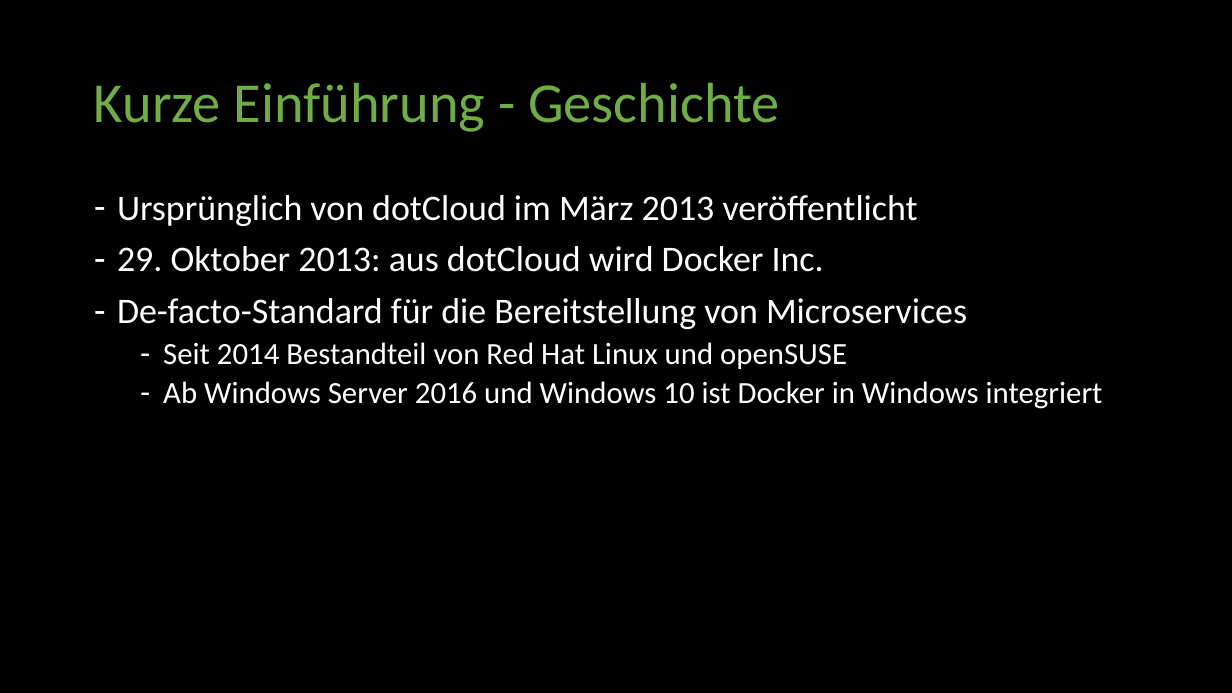
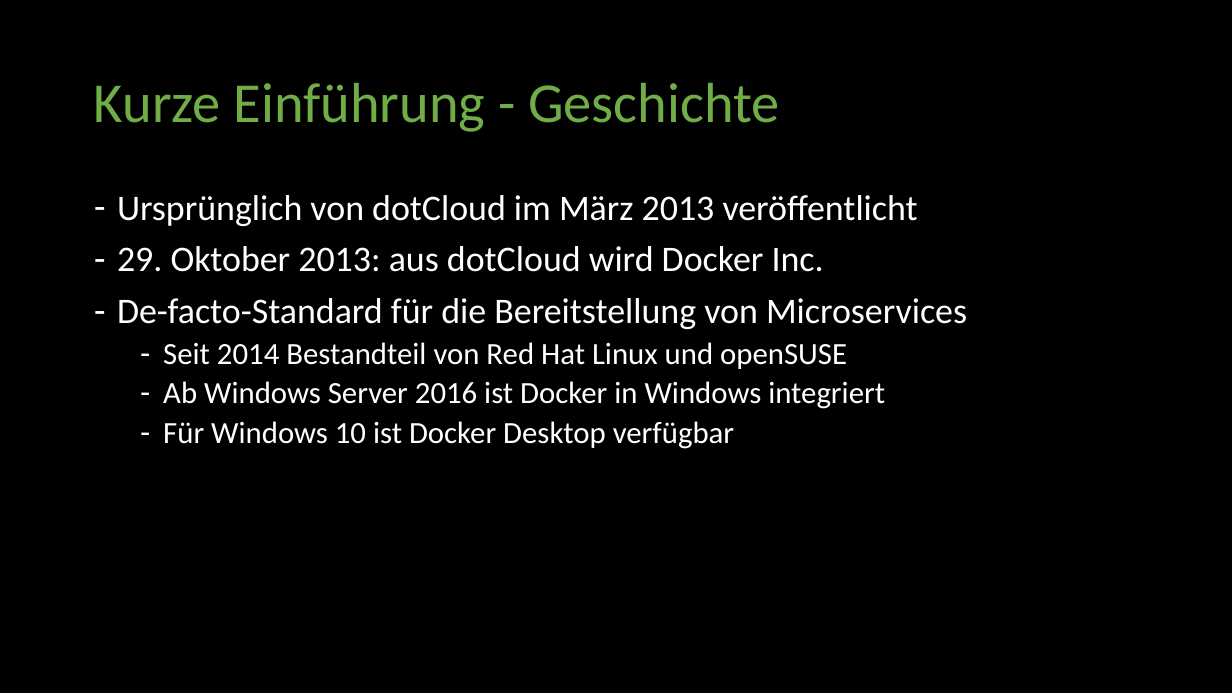
Before and after one commit to BadMadDev/workshop, a slide deck: slide 4 of docs/Docker Workshop.de.pptx. Drawn at 1232x693 pixels with LibreOffice and Linux fonts; fonts in the diff are those of the drawing. Boxes give left, top, right and bottom in pixels: in the first picture for what was removed or moved away, otherwise in the second. Text is boxed around its words. In the diff, an @@ line names an element or a change of style, - is before the commit and + after.

Commit message:
Adding more slides

```diff
--- a/docs/Docker Workshop.de.pptx
+++ b/docs/Docker Workshop.de.pptx
@@ text at bbox=[163, 381, 885, 449]: text changed @@
-  – Ab Windows Server 2016 und Windows 10 ist Docker in Windows integriert
+  – Ab Windows Server 2016 ist Docker in Windows integriert
+  – Für Windows 10 ist Docker Desktop verfügbar
```
Also in this commit, not shown: 1 other slide changed, 6 slides added.
